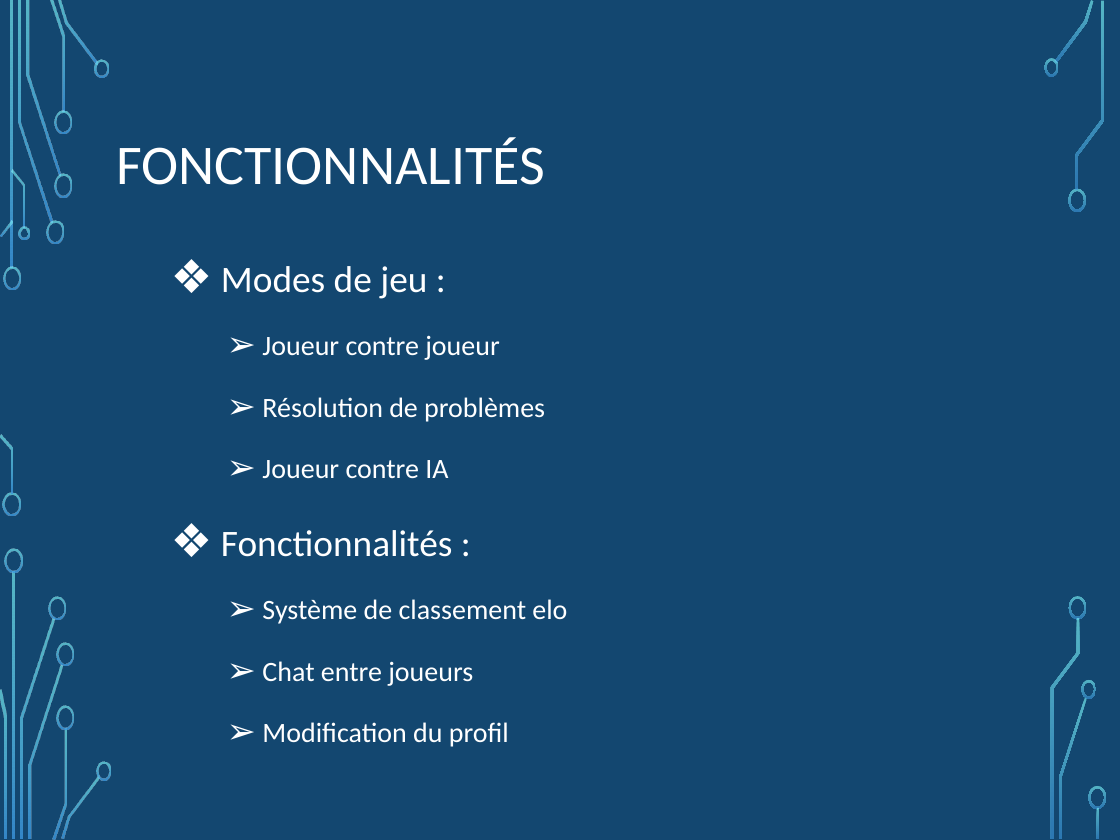
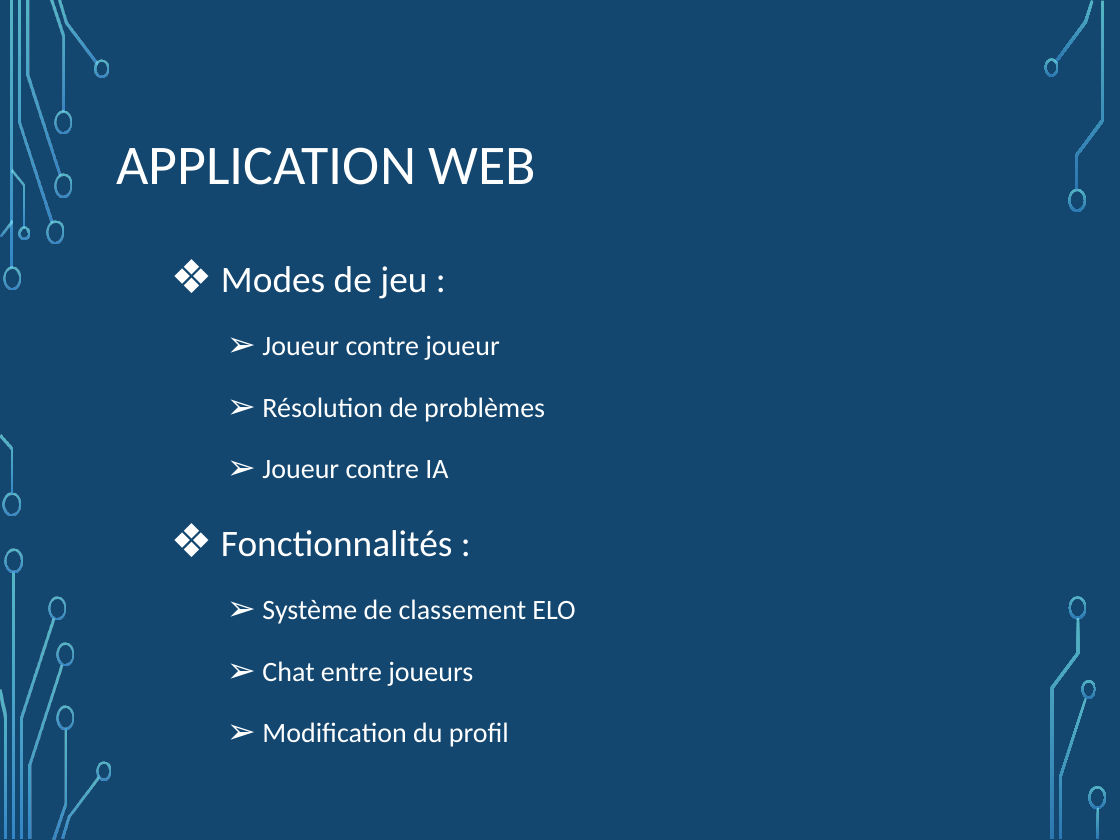
Before and after one commit to NicoPerret/projet-echec, a slide deck: slide 6 of Diapo présentation projet.pptx. Drawn at 1120x840 pixels with LibreOffice and Linux fonts; fonts in the diff are those of the drawing; background and template pictures are left out. Boxes give left, top, right and bottom in pixels: in the first picture for what was removed or moved away, otherwise in the second. Text is boxed around its words. In the diff, an @@ line names an element or a change of style, - is before the commit and + after.

```diff
--- a/Diapo présentation projet.pptx
+++ b/Diapo présentation projet.pptx
@@ title at bbox=[116, 147, 537, 185]: text changed @@
-FONCTIONNALITÉS
+APPLICATION WEB
@@ text at bbox=[262, 599, 575, 624]: text changed @@
-    ➢ Système de classement elo
+    ➢ Système de classement ELO
```
Also in this commit, not shown: 9 other slides changed.
